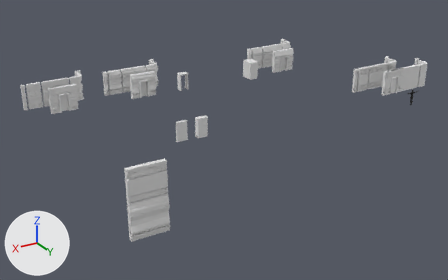
The FBX model MB_GenSet2_001.fbx: old version first, new version second.
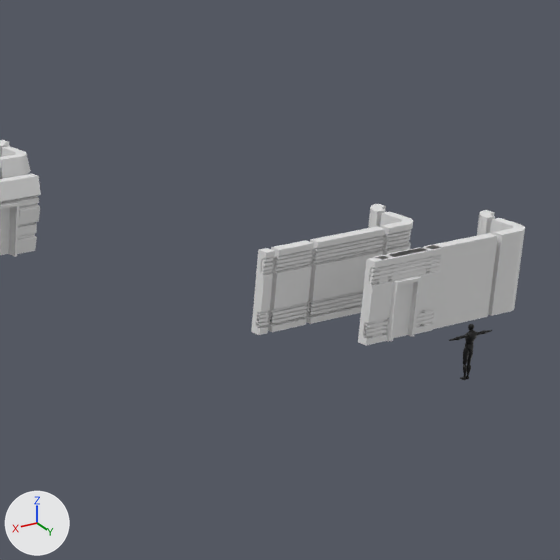
Each version is shown whole from a 50 mm lens placed at (55.4, 53.0, 25.5), pointed at (21.8, -3.0, -2.5), then close up on the part from 63% to 98% of the width and 0% to 55% of the height. Every picture has the same lights, and +X, +Y and +Z are marked at lower left. Where no turn or scale is listed for an object, it has been applied to the vertices.
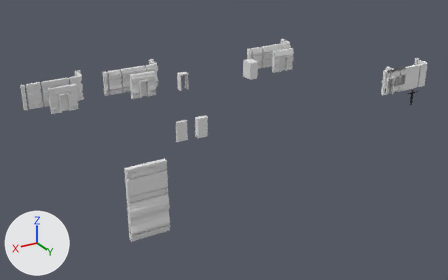
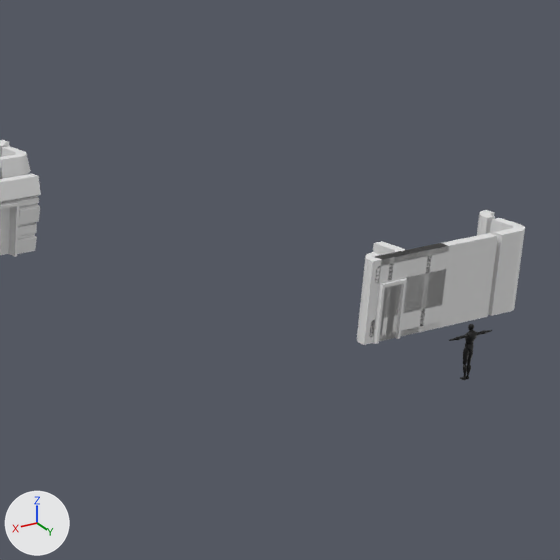
Where the newer file only moved an object's origin or applied its transform, the numbers keep the older frame.

Pixel boxes [x1, y1, x2, y2] of what changed, in the close-ups (560 x 560 px):
'Plane.004', moved: before [304, 226, 385, 324]; after [380, 270, 446, 341]
'Plane.008', moved: before [358, 246, 443, 345]; after [379, 243, 449, 341]
'Plane.005', moved: before [265, 240, 314, 332]; after [381, 250, 415, 338]
'Plane.002', moved: before [368, 204, 386, 228]; after [357, 252, 382, 345]
'Cube.005', moved: before [385, 275, 421, 341]; after [373, 277, 407, 344]
'Plane.001', moved: before [251, 248, 275, 335]; after [377, 255, 389, 265]
'Plane.003', moved: before [380, 211, 413, 256]; after [373, 241, 407, 341]

Edits to the bpy script that builds the scene:
```text
Change ob_plane_004:
    ob_plane_004.location: (0.4, -2.67, 0.0) -> (0.0, 0.0, 0.0)
Change ob_plane_008:
    ob_plane_008.location: (0.38, 0.08, 0.0) -> (0.0, 0.0, 0.0)
Change ob_plane_002:
    ob_plane_002.location: (-4.6, -4.46, 0.0) -> (0.0, 0.0, 0.0)
Change ob_cube_005:
    ob_cube_005.location: (-0.59, 0.08, 0.0) -> (0.0, 0.0, 0.0)
Change ob_plane_001:
    ob_plane_001.location: (2.8, -2.67, 0.0) -> (0.0, 0.0, 0.0)
Change ob_plane_003:
    ob_plane_003.location: (-3.0, -2.67, 0.0) -> (0.0, 0.0, 0.0)
Change ob_plane_005:
    ob_plane_005.location: (2.2, -2.67, 0.0) -> (0.0, 0.0, 0.0)
```
